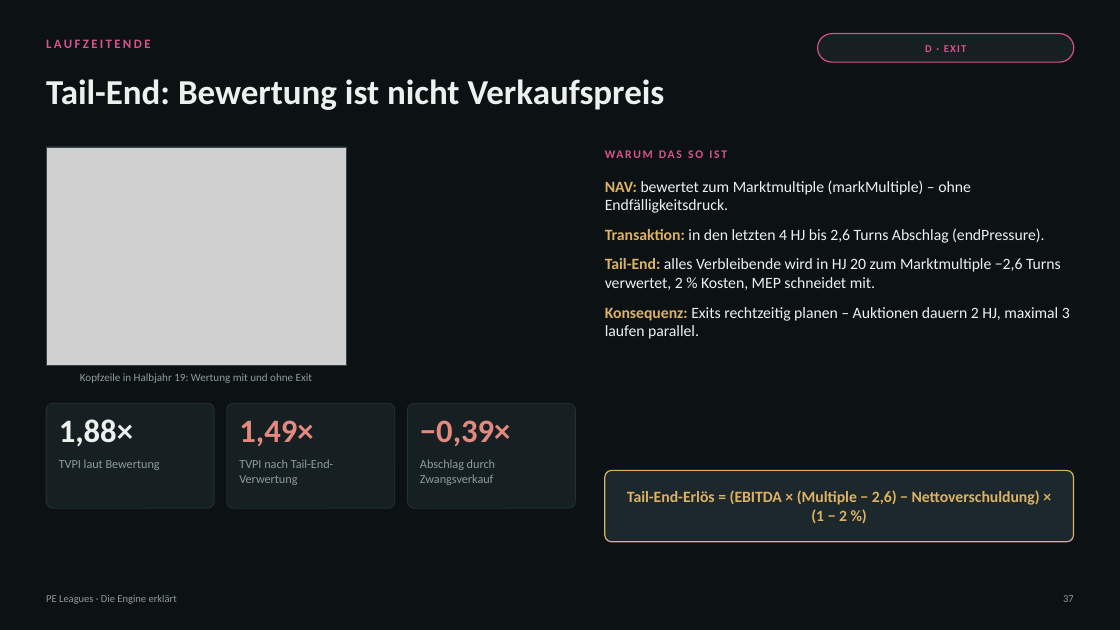
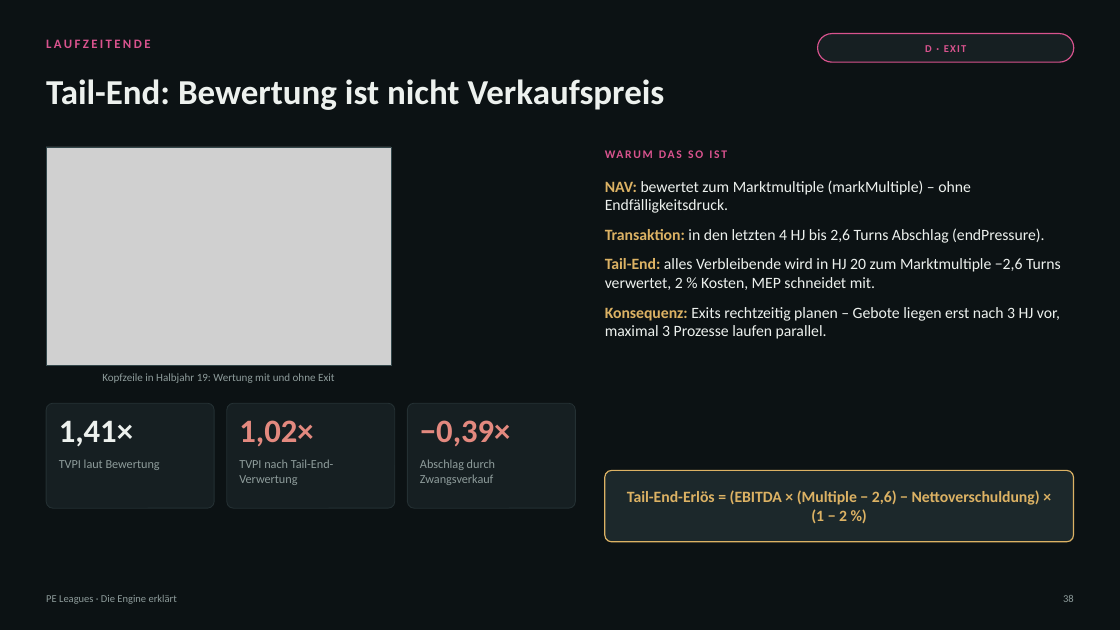
Before and after one commit to thematicum-dev/pe-leagues, a slide deck: slide 38 of docs/lehrmaterial/PE-Leagues_Engine-erklaert.pptx (slide 37 before the commit). Drawn at 1120x630 pixels with LibreOffice and Linux fonts; fonts in the diff are those of the drawing; grey boxes stand for pictures. Boxes give left, top, right and bottom in pixels: in the first picture for what was removed or moved away, otherwise in the second. Text is boxed around its words. In the diff, an @@ line names an element or a change of style, - is before the commit and + after.

```diff
--- a/docs/lehrmaterial/PE-Leagues_Engine-erklaert.pptx
+++ b/docs/lehrmaterial/PE-Leagues_Engine-erklaert.pptx
@@ picture resized from (x1=46, y1=147, x2=346, y2=365) to (x1=46, y1=147, x2=392, y2=365) @@
@@ rectangle resized from (x1=46, y1=147, x2=346, y2=365) to (x1=46, y1=147, x2=392, y2=365) @@
@@ text at (x1=605, y1=307, x2=1060, y2=339): text changed @@
-• Konsequenz: Exits rechtzeitig planen – Auktionen dauern 2 HJ, maximal 3 laufen parallel.
+• Konsequenz: Exits rechtzeitig planen – Gebote liegen erst nach 3 HJ vor, maximal 3 Prozesse laufen parallel.
@@ text "Kopfzeile in Halbjahr 19: Wertung ..." moved from (x1=80, y1=373, x2=312, y2=383) to (x1=102, y1=373, x2=334, y2=383) @@
@@ text at (x1=59, y1=420, x2=133, y2=446): text changed @@
-1,88×
+1,41×
@@ text at (x1=239, y1=420, x2=313, y2=446): text changed @@
-1,49×
+1,02×
@@ text at (x1=1063, y1=595, x2=1074, y2=602): text changed @@
-37
+38
```
Also in this commit, not shown: 34 other slides changed, 2 slides added, 1 slide removed, 2 other files.
